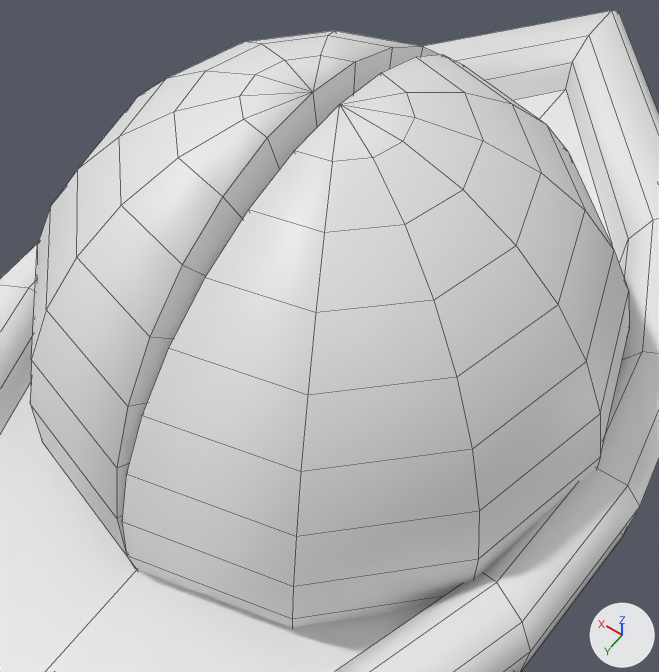
One commit to the FBX model Project_Gruppe5/Assets/_Models/eye.fbx: the scene before it, then after it.
The view is the same before and after, from a camera (50 mm lens) standing at (-0.992, 1.376, 2.255) and looking at (-0.005, -0.005, 0.084). Arrows for +X, +Y and +Z are at lower right; the lights stay in place. Mesh edges are drawn as thin lines. Where no turn or scale is listed for an object, it has been applied to the vertices.

Names of what the first picture shows: 'Plane', 'bott', 'top'.
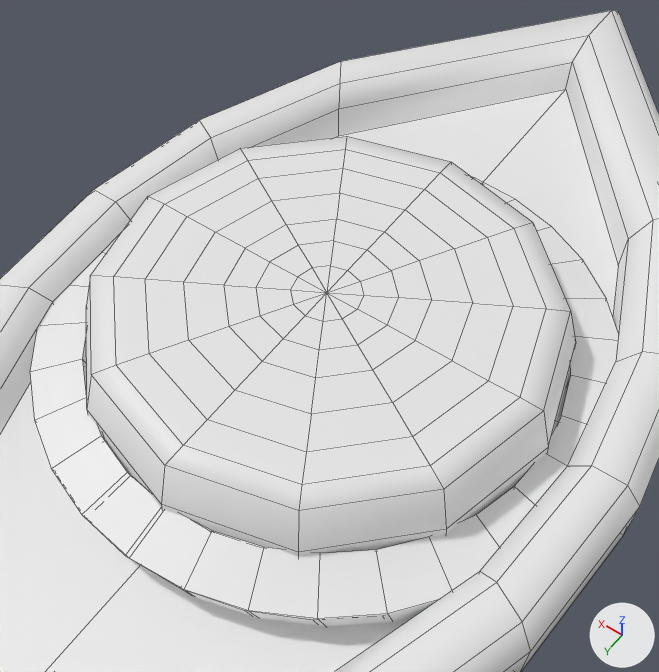
Boxes (x1, y1, x2, y2) around the edits, measured in the pictures (659 x 672 px):
'top', moved, turned: before (122, 54, 629, 628); after (85, 177, 618, 626)
'bott', moved, turned: before (30, 31, 440, 570); after (30, 239, 567, 613)
'Sphere', unchanged, uncovered by the edit: after (86, 136, 576, 557)

Diff of the bpy script that builds the scene:
```diff
--- a/Project_Gruppe5/Assets/_Models/eye.fbx.py
+++ b/Project_Gruppe5/Assets/_Models/eye.fbx.py
@@ ob_top @@
 ob_top = bpy.data.objects.new('top', me_sphere_004)
-ob_top.location = (0.0, 0.0, 0.076)
-ob_top.rotation_euler = (0.0, -0.043, 0.0)  # degrees (0, -2.5, 0)
+ob_top.location = (0.005, 0.0, 0.081)
+ob_top.rotation_euler = (0.0, -1.546, 0.0)  # degrees (0, -89, 0)
 ob_top.scale = (0.87, 0.87, 0.87)
@@ ob_bott @@
 ob_bott = bpy.data.objects.new('bott', me_sphere_003)
-ob_bott.location = (0.0, 0.0, 0.076)
-ob_bott.rotation_euler = (0.0, 0.043, 0.0)  # degrees (0, 2.5, 0)
+ob_bott.location = (-0.005, 0.0, 0.078)
+ob_bott.rotation_euler = (0.0, 1.546, 0.0)  # degrees (0, 89, 0)
 ob_bott.scale = (0.87, 0.87, 0.87)
```
